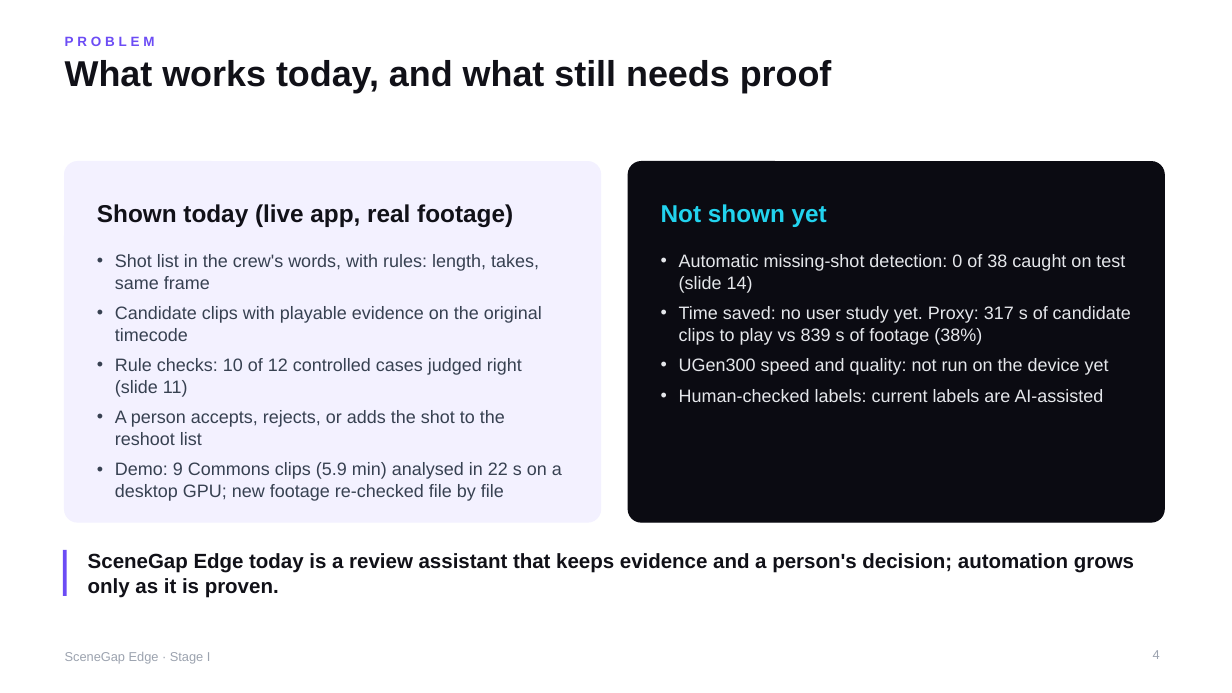
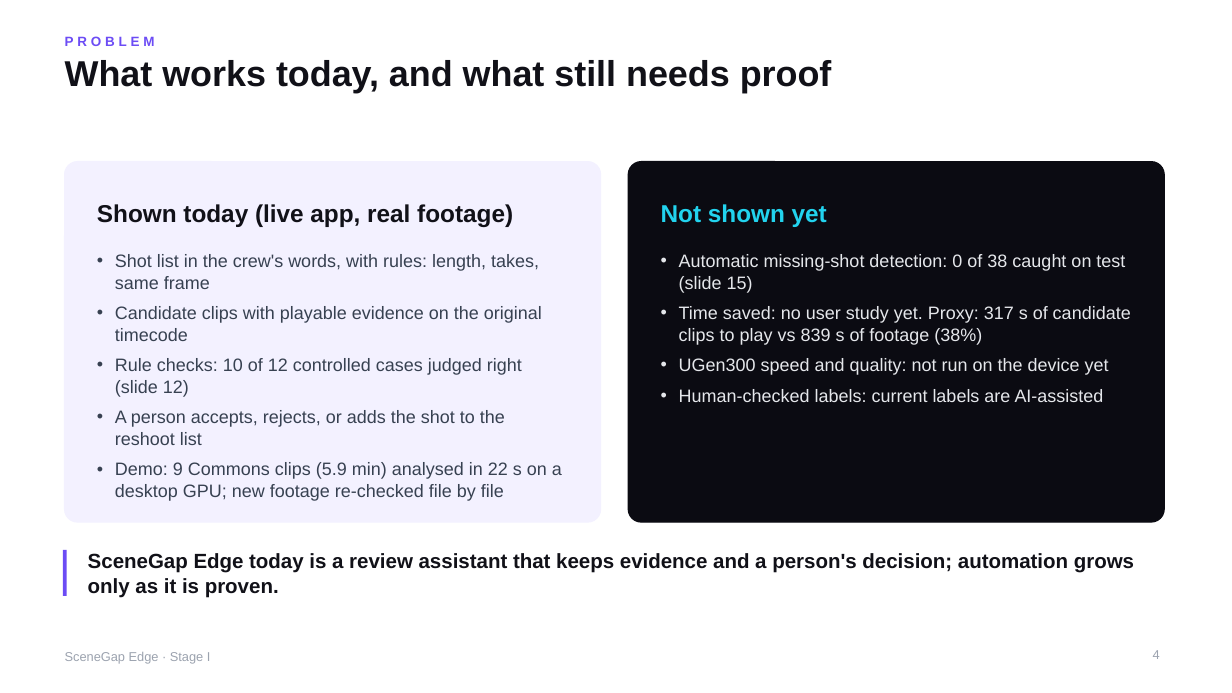
Before and after one commit to yu9bryan/scenegap-edge, a slide deck: slide 4 of docs/deck/SceneGapEdge_StageI_Proposal.pptx. Drawn at 1232x693 pixels with LibreOffice and Linux fonts; fonts in the diff are those of the drawing. Boxes give left, top, right and bottom in pixels: in the first picture for what was removed or moved away, otherwise in the second. Text is boxed around its words. In the diff, an @@ line names an element or a change of style, - is before the commit and + after.

```diff
--- a/docs/deck/SceneGapEdge_StageI_Proposal.pptx
+++ b/docs/deck/SceneGapEdge_StageI_Proposal.pptx
@@ text at [679,254,1125,293]: text changed @@
-• Automatic missing-shot detection: 0 of 38 caught on test (slide 14)
+• Automatic missing-shot detection: 0 of 38 caught on test (slide 15)
@@ text at [115,358,522,397]: text changed @@
-• Rule checks: 10 of 12 controlled cases judged right (slide 11)
+• Rule checks: 10 of 12 controlled cases judged right (slide 12)
```
Also in this commit, not shown: 8 other slides changed, 2 slides added, 1 slide removed, 19 other files.
